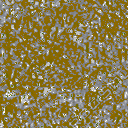
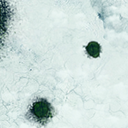
Before/after of a (128, 128) layered artwork. What changed in the layer stack:
renamed "Layer 1" to "Layer 2", painted on it over left=0, top=0, right=128, bottom=128
